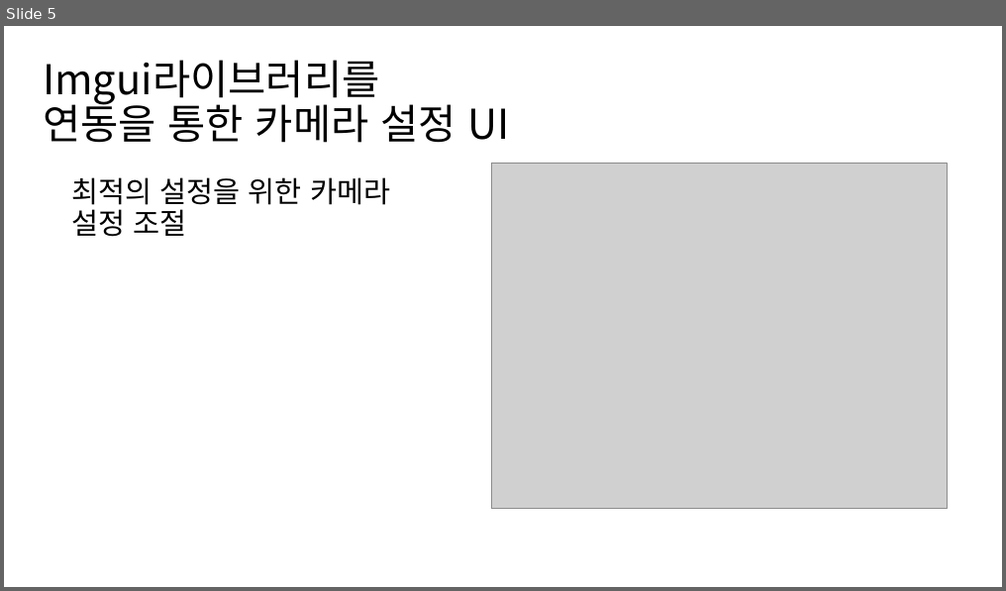
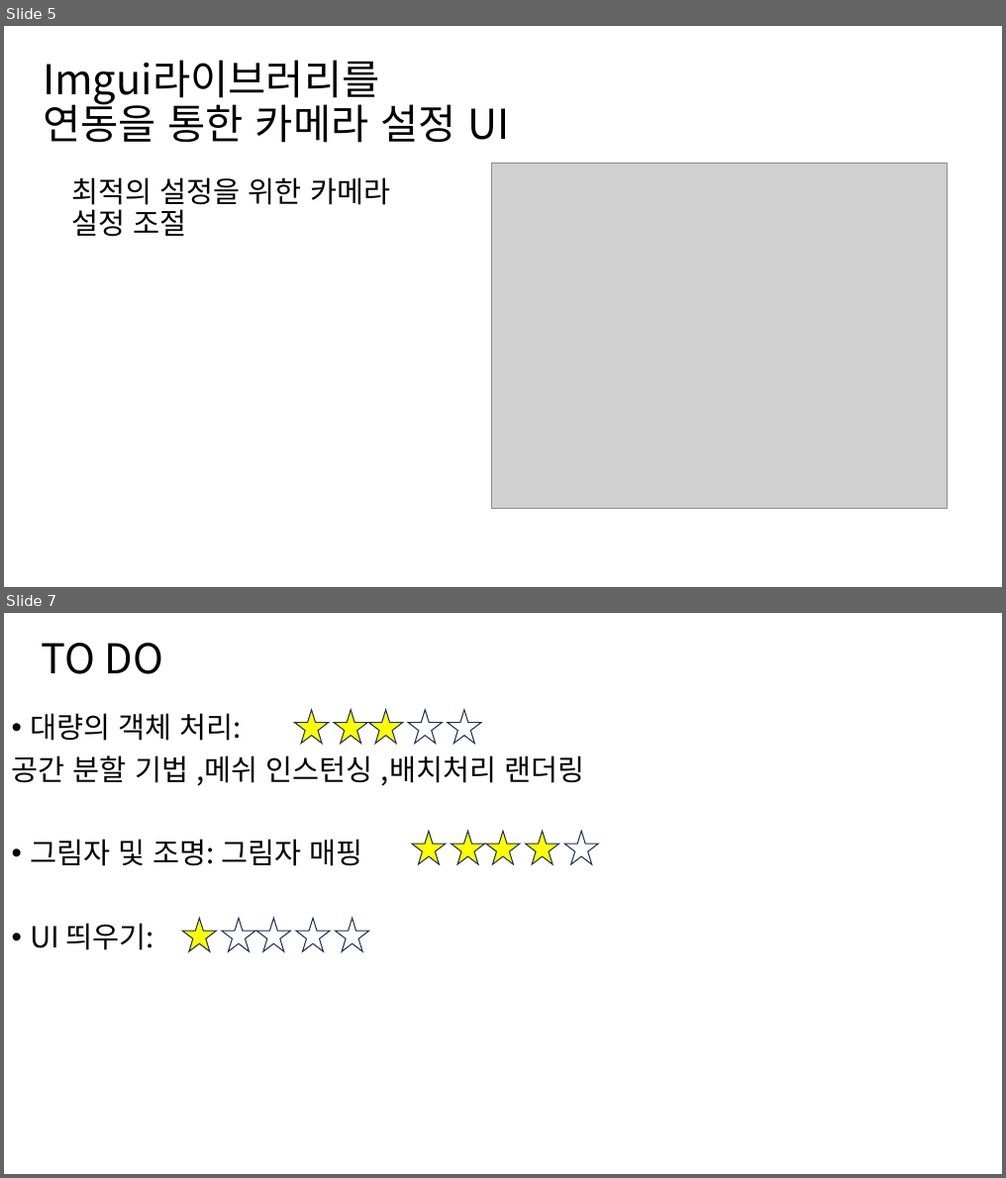
Before and after one commit to DoHanK/COLONY, a slide deck: 기획서/연구분야에 관한 ppt(도한).pptx. Shown one above the other, each under a label of ours: slide 5 before the commit, slides 5 and 7 after it; the slides between them are not shown. The pictures are 1006x591 and 1006x1178 pixels, drawn with LibreOffice and Linux fonts; fonts in the diff are those of the drawing; grey boxes stand for pictures. Boxes give left, top, right and bottom in pixels: in the first picture for what was removed or moved away, otherwise in the second. Text is boxed around its words. In the diff, an @@ line names an element or a change of style, - is before the commit and + after.

```diff
--- a/기획서/연구분야에 관한 ppt(도한).pptx
+++ b/기획서/연구분야에 관한 ppt(도한).pptx
@@ slide 7 added at (4, 613, 1002, 1174), background #FFFFFF @@
@@ title added at (42, 643, 163, 674), 39.6 pt, text #000000 @@
+TO DO
@@ text added at (12, 713, 584, 951), 28 pt, text #000000 @@
+• 대량의 객체 처리:
+공간 분할 기법 ,메쉬 인스턴싱 ,배치처리 랜더링
+• 그림자 및 조명: 그림자 매핑
+• UI 띄우기:
@@ star added at (294, 710, 328, 744), fill #FFFF00, outline #1E3256 1 pt @@
@@ star added at (334, 710, 368, 744), fill #FFFF00, outline #1E3256 1 pt @@
@@ star added at (369, 710, 403, 744), fill #FFFF00, outline #1E3256 1 pt @@
@@ star added at (408, 710, 442, 744), fill #FFFFFF, outline #1E3256 1 pt @@
@@ star added at (448, 710, 481, 744), fill #FFFFFF, outline #1E3256 1 pt @@
@@ star added at (412, 831, 446, 864), fill #FFFF00, outline #1E3256 1 pt @@
@@ star added at (450, 831, 484, 864), fill #FFFF00, outline #1E3256 1 pt @@
@@ star added at (486, 831, 520, 864), fill #FFFF00, outline #1E3256 1 pt @@
@@ star added at (526, 831, 559, 864), fill #FFFF00, outline #1E3256 1 pt @@
@@ star added at (564, 831, 598, 864), fill #FFFFFF, outline #1E3256 1 pt @@
@@ star added at (183, 919, 217, 953), fill #FFFF00, outline #1E3256 1 pt @@
@@ star added at (222, 919, 255, 953), fill #FFFFFF, outline #1E3256 1 pt @@
@@ star added at (257, 919, 291, 953), fill #FFFFFF, outline #1E3256 1 pt @@
@@ star added at (296, 919, 330, 953), fill #FFFFFF, outline #1E3256 1 pt @@
@@ star added at (336, 919, 369, 953), fill #FFFFFF, outline #1E3256 1 pt @@
```
Also in this commit, not shown: 1 other slide added, 1 other file.
